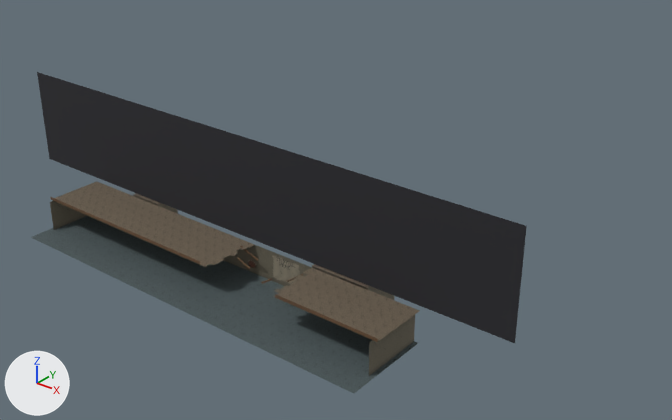
An edit to the Blender file art/models/wall/wall.blend, drawn before and after from the same camera.
Both versions are drawn from a 50 mm lens placed at (67.7, -45.3, 38.9), pointed at (24.7, 8.4, 5.6). Lighting does not change. The marker at lower left points along +X, +Y and +Z. The older version comes first.

The scene before the commit, as lines of its bpy script (objects in view):
```python
me_shell = bpy.data.meshes.new('shell')
me_shell.from_pydata(...)  # 376 vertices, 94 faces; spans x -8.0..44.0, y -4.2..7.4, z 0.0..12.0
me_shell.materials.append(mat_m_floor)  # picture img_floor_png
me_shell.materials.append(mat_m_wall)  # picture img_wall_old_png
me_shell.materials.append(mat_m_wood)  # picture img_wood_png
me_shell.materials.append(mat_m_ceiling)  # picture img_ceiling_home_png
me_shell.materials.append(mat_m_dark)  # black #27272c
me_shell.materials.append(mat_m_plaster)
me_shell.materials.append(mat_m_charcoal)
me_shell.materials.append(mat_m_brickpatch)
me_shell.materials.append(mat_m_windowlit)
ob_shell = bpy.data.objects.new('shell', me_shell)
ob_shell.location = (0.0, 0.0, 0.0)
```
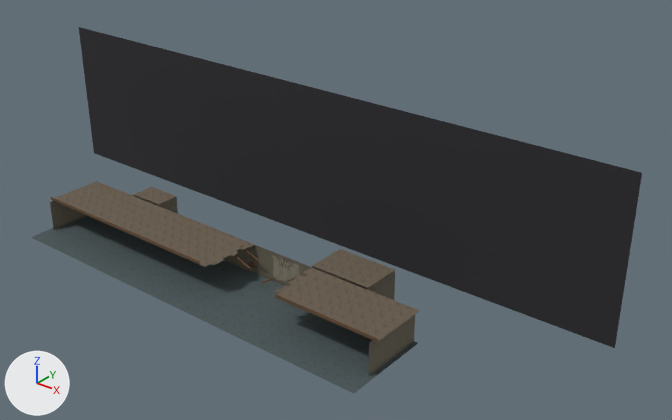
Boxes (x1, y1, x2, y2) around the edits, measured in the pictures (672 x 420 px; the box of a moved part takes in the faces that stretch with it):
```json
{"object": "shell", "change": "reshaped", "before": [31, 72, 527, 393], "after": [31, 27, 642, 393], "on screen": "23% wider, 14% taller"}
{"part": 1, "of": "me_shell", "change": "moved or reshaped", "before": [37, 72, 527, 343], "after": [79, 27, 642, 348]}
```

Edits to the scene script, one JSON object a line:
```json
{"block": "me_shell", "where": "# used by ob_shell; location = (0.0, 0.0, 0.0)"}
{"op": "remove", "block": "me_shell", "code": "me_shell.from_pydata(...)  # 376 vertices, 94 faces; spans x -8.0..44.0, y -4.2..7.4, z 0.0..12.0"}
{"op": "add", "block": "me_shell", "code": "me_shell.from_pydata(...)  # 376 vertices, 94 faces; spans x -12.0..48.0, y -4.2..12.0, z 0.0..14.0"}
{"block": "me_shell", "change": "me_shell part 1"}
{"op": "set", "path": "me_shell.vertices[264].co", "old": "(-8.0, 3.8, 3.0)", "new": "(-12.0, 12.0, 0.0)", "note": "pixel (49, 158) -> pixel (93, 153)"}
{"op": "set", "path": "me_shell.vertices[265].co", "old": "(44.0, 3.8, 3.0)", "new": "(48.0, 12.0, 0.0)", "note": "pixel (514, 343) -> pixel (614, 348)"}
{"op": "set", "path": "me_shell.vertices[266].co", "old": "(44.0, 3.8, 12.0)", "new": "(48.0, 12.0, 14.0)", "note": "pixel (526, 225) -> pixel (642, 172)"}
{"op": "set", "path": "me_shell.vertices[267].co", "old": "(-8.0, 3.8, 12.0)", "new": "(-12.0, 12.0, 14.0)", "note": "pixel (36, 71) -> pixel (78, 26)"}
```
